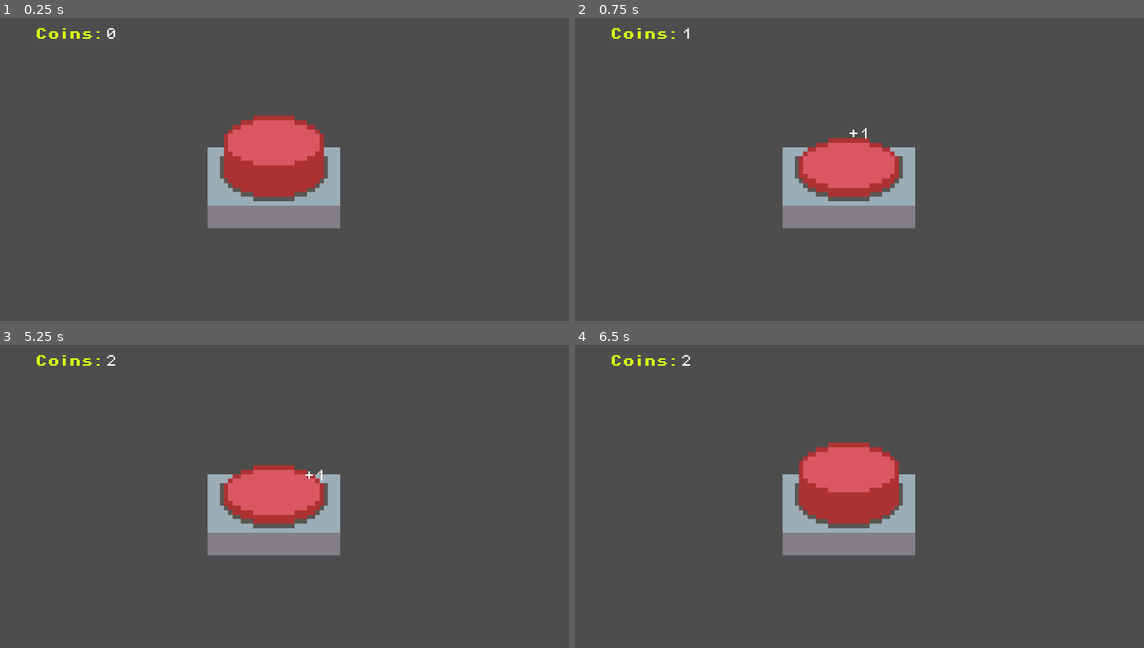
Above: before the commit, frames 1-4 (two rows, left to right).
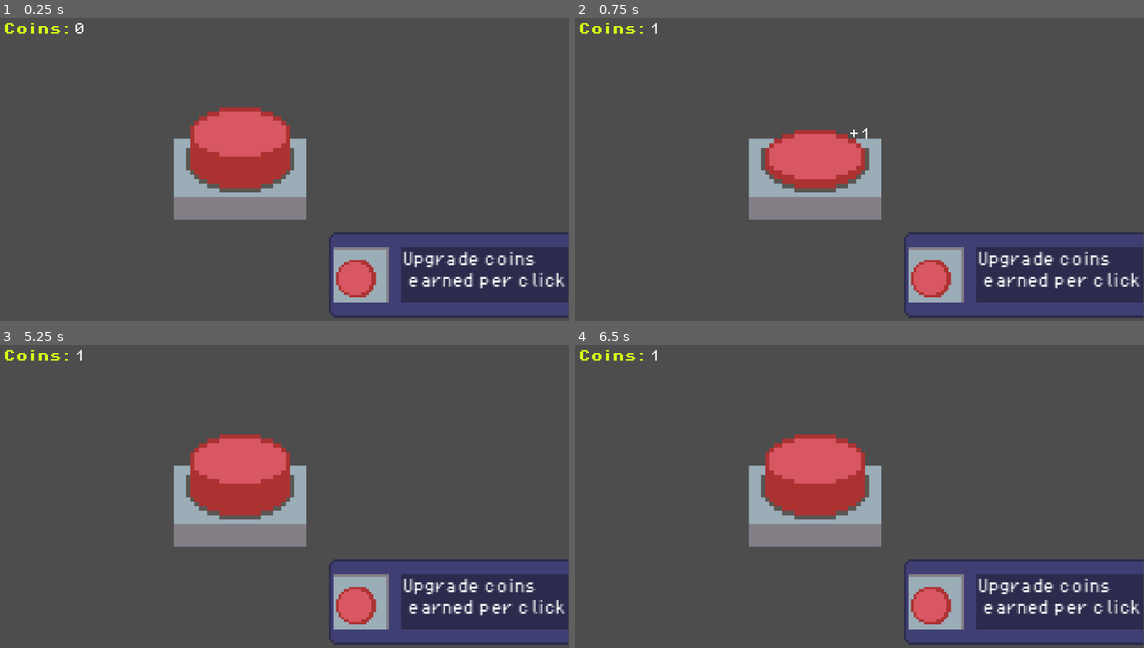
Above: after the commit, the same moments.

Repository: George101-dev/Click
Game: Godot game, scene res://main.tscn
The game is run twice, just before and just after one commit, with the same random seed, the same clock (stepped at 60 frames per second) and the same inputs.
Inputs (mouse positions are in pixels of both pictures, inside the frame that each line leads up to):
- Up to frame 1 (0.25 s): no input
- Up to frame 2 (0.75 s): tap Enter at 0.5 s; move the mouse to (848, 139) at 0.52 s; press the mouse at (848, 139) at 0.53 s
- Up to frame 3 (5.25 s): move the mouse to (153, 499) at 1.27 s; release the mouse at (153, 499) at 1.28 s; click (153, 499) at 1.35 s; tap Space at 2, 3.5, 5 s; move the mouse to (335, 408) at 2.02 s; press the mouse at (335, 408) at 2.03 s; tap Enter at 2.75, 4.25 s; move the mouse to (244, 548) at 2.77 s; release the mouse at (244, 548) at 2.78 s; click (244, 548) at 2.85 s; move the mouse to (449, 532) at 3.52 s; press the mouse at (449, 532) at 3.53 s; move the mouse to (96, 432) at 4.27 s; release the mouse at (96, 432) at 4.28 s; click (96, 432) at 4.35 s; move the mouse to (301, 481) at 5.02 s; press the mouse at (301, 481) at 5.03 s
- Up to frame 4 (6.5 s): move the mouse to (762, 399) at 5.77 s; release the mouse at (762, 399) at 5.78 s; click (762, 399) at 5.85 s

The runs differ from the first frame. In frame 1, 19% of the frame differs, in the area x 0-100%, y 1-100%; in frame 2, 18%; in frame 3, 20%; in frame 4, 19%.

Commit message:
Upgrade_system_fix
Managed to get the core system working, just needs logic refinement

Diff:
--- a/button.gd
+++ b/button.gd
@@ -1,11 +1,13 @@
 extends Area2D
 
 var coins = 0
-var upgradeCost = 100
+var upgradeCost = 50
 var clicks = 0
 var n = 1
 var can_Click = true
 @export var popup_scene: PackedScene
+
+
 
 #shows you how much was added to your score and then fades out, check poppupLable to see the code
 func spawn_popup(value: int):
@@ -47,3 +49,18 @@
 			await get_tree().create_timer(0.5).timeout
 			$AnimatedSprite2D.play("Idle")
 			can_Click = true
+
+
+func _on_upgrade_coins_on_click_upgrade_pressed() -> void:
+	try_upgrade()
+
+
+func try_upgrade():
+	if coins < upgradeCost:
+		print('You can not afford this upgrade!')
+	elif coins > upgradeCost or coins == upgradeCost:
+		coins -= upgradeCost
+		$"../Label2".text = str(coins)
+		n *= 2
+		upgradeCost += 50
+		print('Coin gain upgraded!');
--- a/button.tscn
+++ b/button.tscn
@@ -1,9 +1,10 @@
-[gd_scene load_steps=17 format=3 uid="uid://b3m2vv1xfwfu"]
+[gd_scene load_steps=18 format=3 uid="uid://b3m2vv1xfwfu"]
 
 [ext_resource type="Script" uid="uid://cs4t1bweynk34" path="res://button.gd" id="1_n4tde"]
 [ext_resource type="Texture2D" uid="uid://bxhx8xhqpduvp" path="res://Button.png" id="2_n4tde"]
 [ext_resource type="PackedScene" uid="uid://vu30rgwhlse0" path="res://poppup_label.tscn" id="3_vxja4"]
 [ext_resource type="AudioStream" uid="uid://bvxwcysibq1ho" path="res://universfield-computer-mouse-click-02-383961.mp3" id="4_lt4la"]
+[ext_resource type="PackedScene" uid="uid://b3pssklvg2wep" path="res://upgrade_coins_on_click.tscn" id="5_4amfo"]
 
 [sub_resource type="AtlasTexture" id="AtlasTexture_vxja4"]
 atlas = ExtResource("2_n4tde")
@@ -109,3 +110,9 @@
 [node name="ClickSound" type="AudioStreamPlayer2D" parent="."]
 stream = ExtResource("4_lt4la")
 volume_db = -6.0
+
+[node name="Upgrade_CoinsOnClick" parent="." instance=ExtResource("5_4amfo")]
+position = Vector2(168, 116)
+scale = Vector2(1.69636, 1.74726)
+
+[connection signal="upgrade_pressed" from="Upgrade_CoinsOnClick" to="." method="_on_upgrade_coins_on_click_upgrade_pressed"]
--- a/main.tscn
+++ b/main.tscn
@@ -7,11 +7,11 @@
 [node name="Main" type="Node2D"]
 
 [node name="Button" parent="." instance=ExtResource("1_ig7tw")]
-position = Vector2(485, 275)
+position = Vector2(483, 271)
 scale = Vector2(1.36, 1.44)
 
 [node name="Camera2D" type="Camera2D" parent="Button"]
-position = Vector2(0.735302, -7.62939e-06)
+position = Vector2(33.0882, 7.63888)
 scale = Vector2(0.735294, 0.694444)
 zoom = Vector2(1.5, 1.5)
 
--- a/upgrade_coins_on_click.gd
+++ b/upgrade_coins_on_click.gd
@@ -1,14 +1,14 @@
 extends Area2D
 
-var pressCheck = false
-var coins = 0
-var upgradeCost = 100
-var n = 1
+signal upgrade_pressed
 
 func _input_event(iewport, event, shape_idx):
 	if event is InputEventMouseButton and event.pressed:
-		if pressCheck == false:
+
+		if event.button_index == MOUSE_BUTTON_LEFT:
+
+			$AnimatedSprite2D.play("Press")
+
+			await get_tree().create_timer(0.3).timeout
 			$AnimatedSprite2D.play("Idle")
-			return;
-		if event.is_action_pressed('Click'):
-			$AnimatedSprite2D.play("Press")
+			emit_signal("upgrade_pressed")
--- a/upgrade_coins_on_click.tscn
+++ b/upgrade_coins_on_click.tscn
@@ -42,13 +42,14 @@
 }],
 "loop": true,
 "name": &"Press",
-"speed": 7.0
+"speed": 8.0
 }]
 
 [sub_resource type="CircleShape2D" id="CircleShape2D_vbqbx"]
 radius = 9.05539
 
 [node name="Upgrade_CoinsOnClick" type="Area2D"]
+scale = Vector2(1.57636, 1.74726)
 script = ExtResource("1_jccub")
 
 [node name="AnimatedSprite2D" type="AnimatedSprite2D" parent="."]
@@ -56,6 +57,7 @@
 scale = Vector2(1.41146, 1.30208)
 sprite_frames = SubResource("SpriteFrames_vp04q")
 animation = &"Press"
+frame_progress = 0.631569
 
 [node name="CollisionShape2D" type="CollisionShape2D" parent="."]
 position = Vector2(-34, 2)
